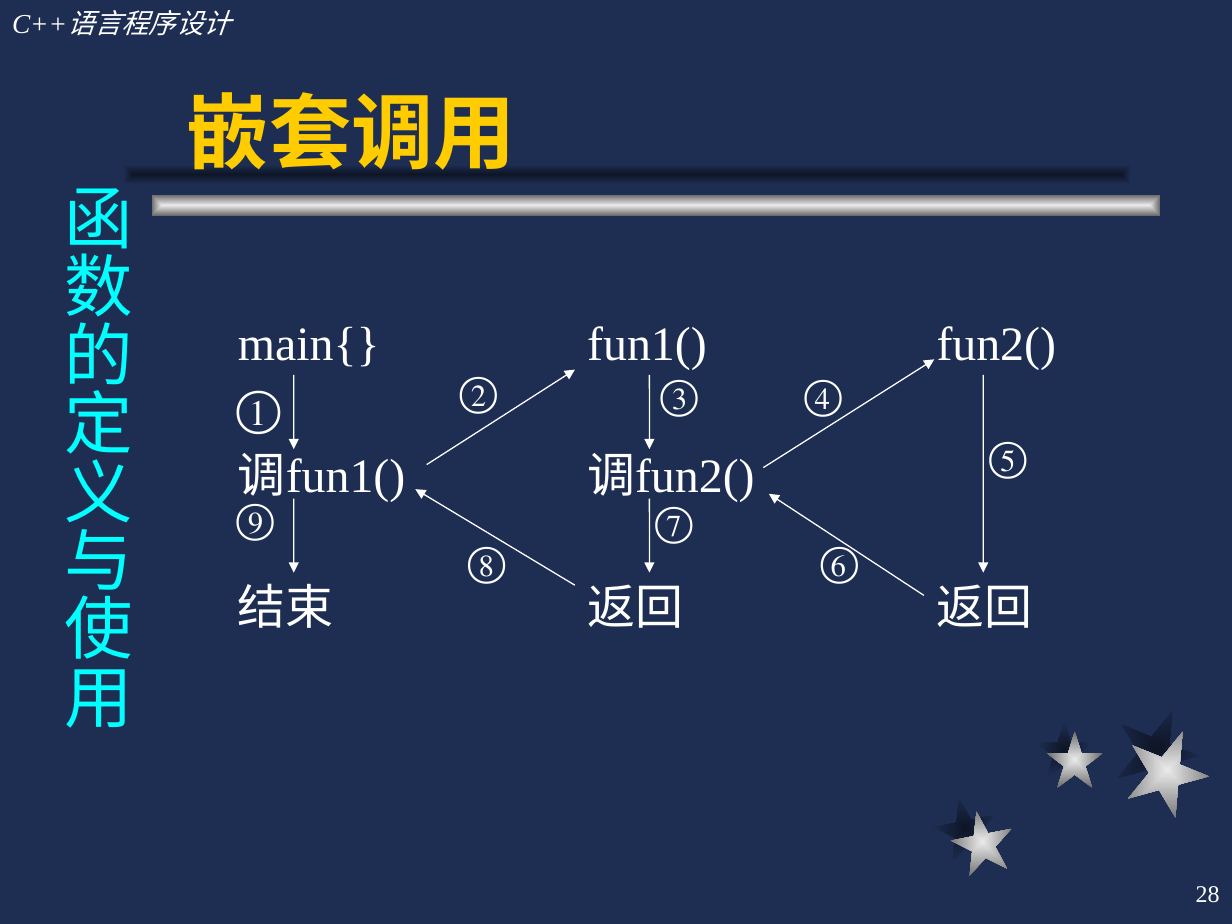
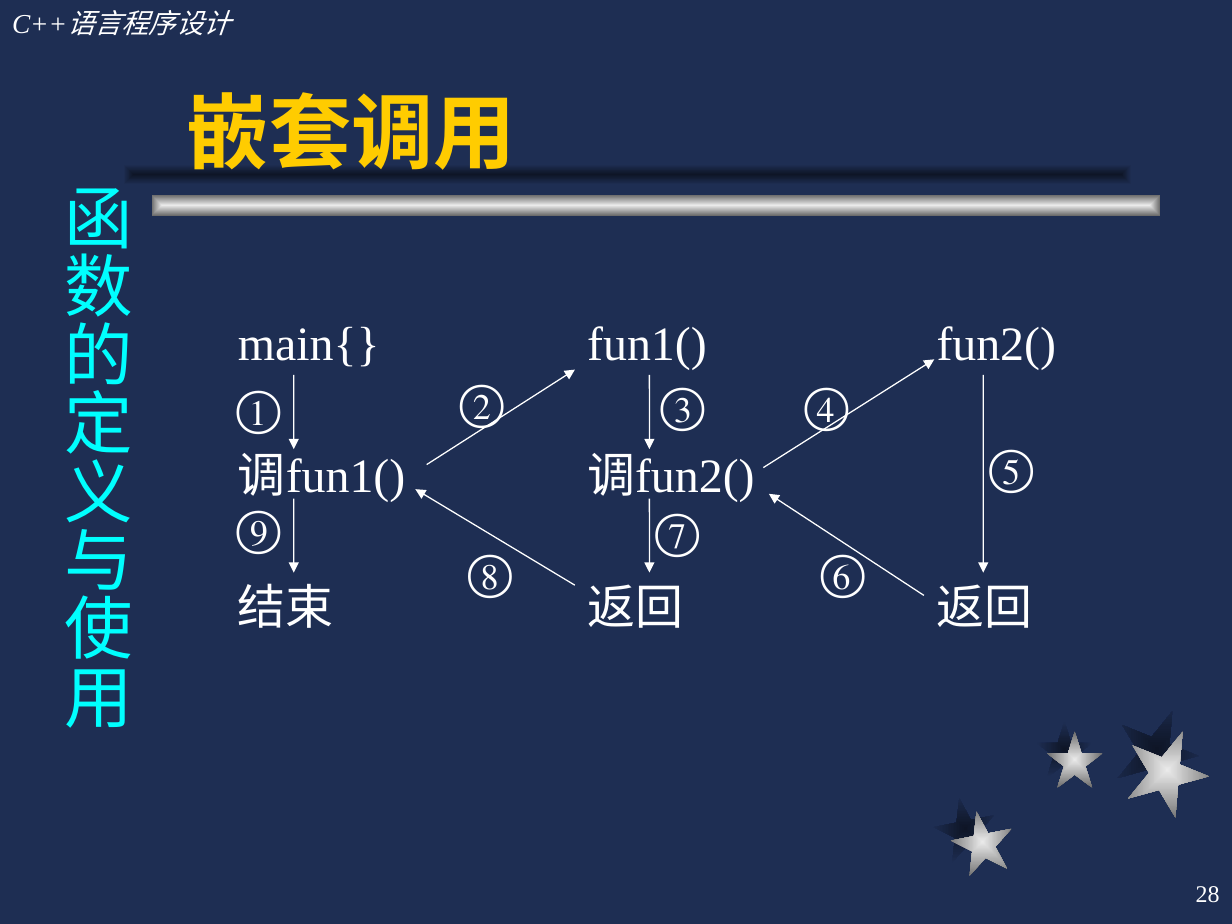
Before and after one commit to cugwhp/OOPCPP, a slide deck: slide 28 of 02.PPT/第3章 函数/c++3.ppt. Drawn at 1232x924 pixels with LibreOffice and Linux fonts; fonts in the diff are those of the drawing. Boxes give left, top, right and bottom in pixels: in the first picture for what was removed or moved away, otherwise in the second. Text is boxed around its words. In the diff, an @@ line names an element or a change of style, - is before the commit and + after.

```diff
--- a/02.PPT/第3章 函数/c++3.ppt
+++ b/02.PPT/第3章 函数/c++3.ppt
@@ size 23.8 to 28 pt; line spacing 0.9 to 1 in 8 elements at bbox=[459, 384, 504, 433], bbox=[660, 387, 705, 431], bbox=[655, 513, 700, 557], bbox=[804, 387, 849, 436], bbox=[989, 449, 1034, 493], bbox=[820, 551, 865, 598], bbox=[468, 554, 513, 598], bbox=[236, 510, 281, 554] @@
```
Also in this commit, not shown: 2 other slides changed, 1 slide removed, 3 other files.
